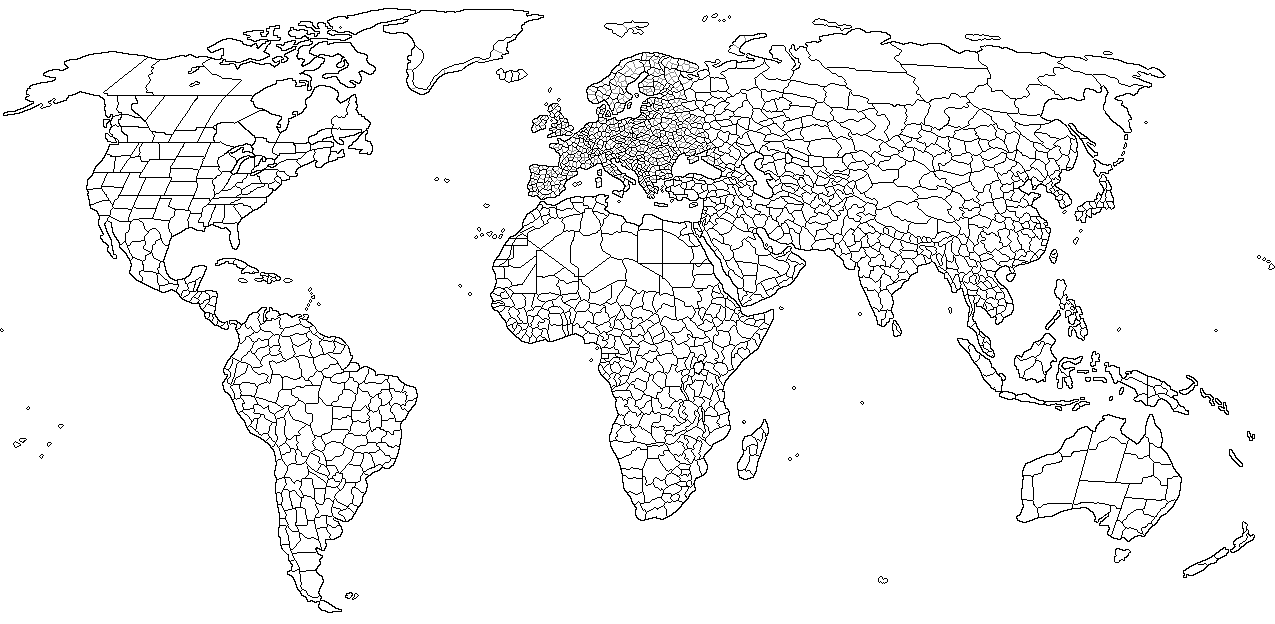
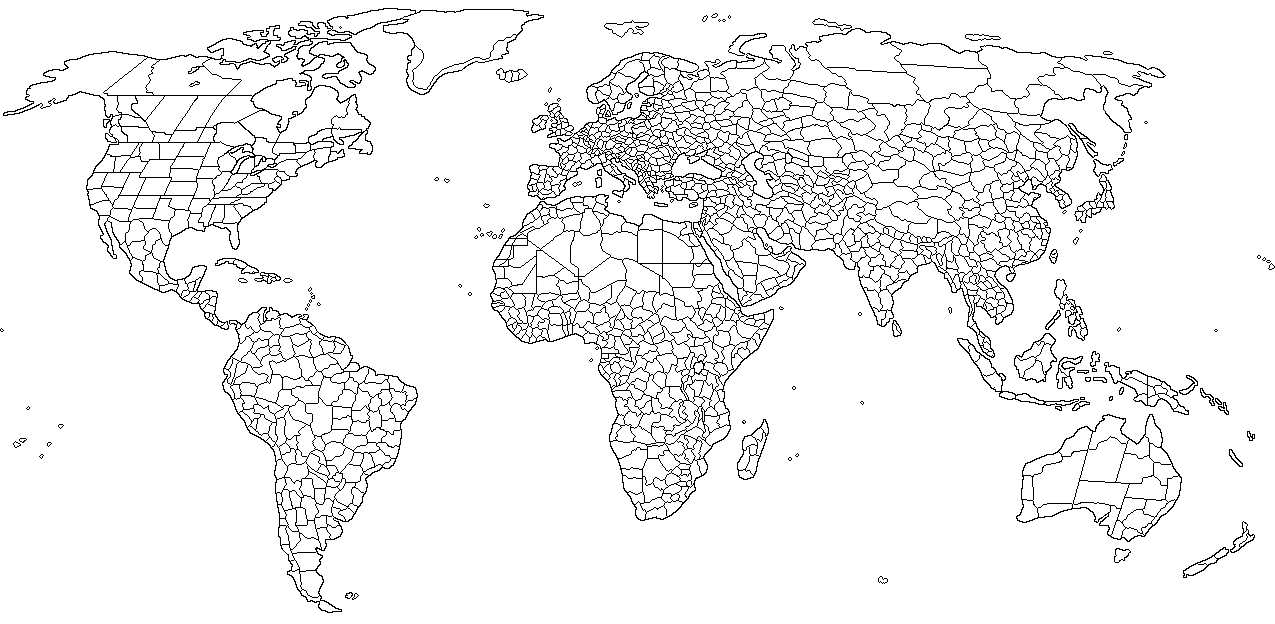
Layers edited between the first and the second 1275 x 624 image:
hid "tiles map", painted on it over [408, 25, 746, 206]
renamed "Background" to "map", painted on it over [408, 25, 746, 206]
